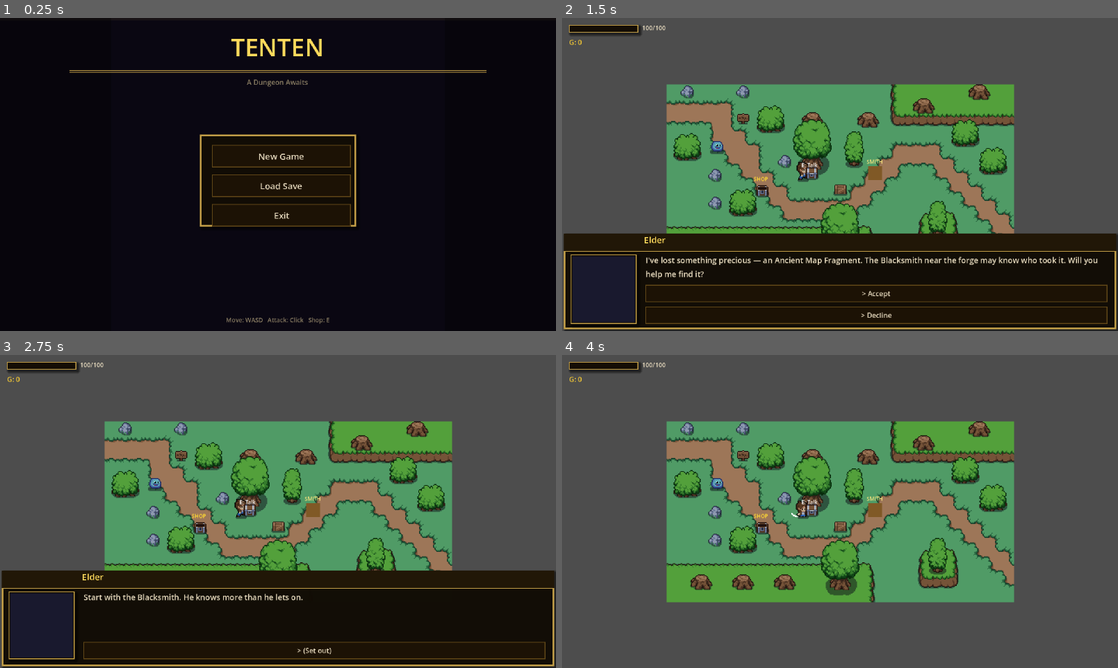
Above: before the commit, frames 1-4 (two rows, left to right).
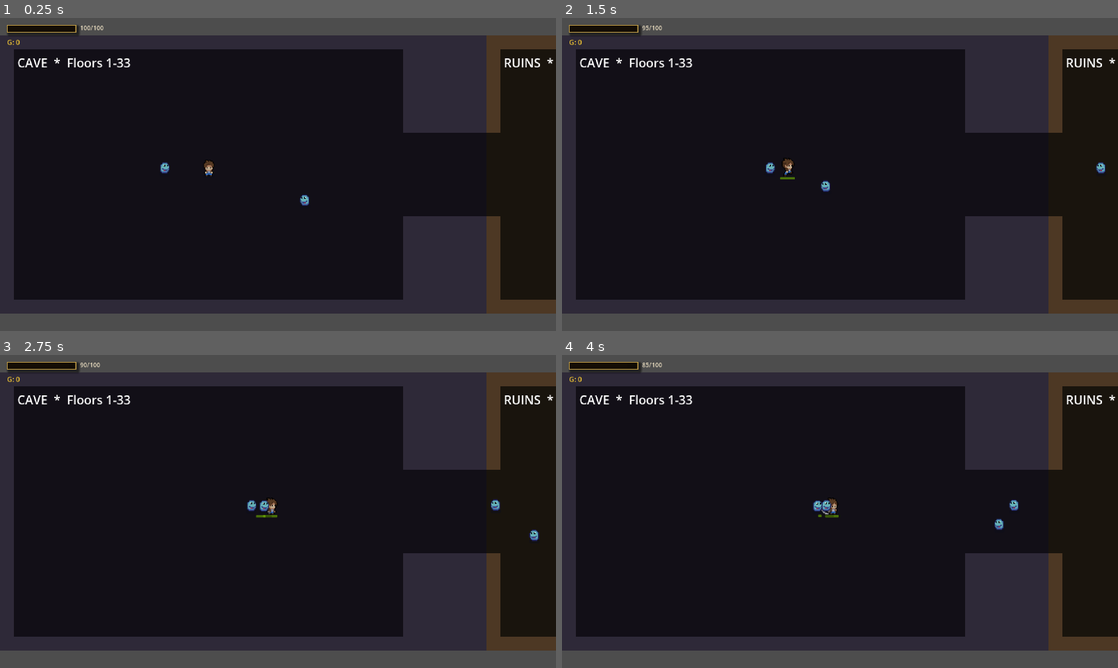
Above: after the commit, the same moments.

Repository: Puget-Sound-Skills-Center/godot-tenten-project
Game: Godot game, scene res://scenes/dungeon_showcase.tscn
Two runs of this game, one before a commit and one after it. Both use one fixed random seed, a clock stepped at 60 frames per second and the inputs below. Before the commit the project starts from res://scenes/home_screen.tscn.
Inputs (mouse positions are in pixels of both pictures, inside the frame that each line leads up to):
- Up to frame 1 (0.25 s): no input
- Up to frame 2 (1.5 s): click (845, 155) at 0.5 s, where only the run before the commit has a clickable "New Game"; tap Enter at 1.25 s; move the mouse to (962, 158) at 1.27 s; hold D (move_right) from 1.28 s (still down); hold E (interact) from 1.28 s (still down); click (962, 158) at 1.42 s
- Up to frame 3 (2.75 s): release D (move_right) at 2 s; release E (interact) at 2 s; click (316, 630) at 2 s, where only the run before the commit has a clickable "> Accept"
- Up to frame 4 (4 s): click (878, 649) at 2.75 s, where only the run before the commit has a clickable "> (Set out)"; drag from (728, 527) to (817, 414) at 3.52 s

The runs differ from the first frame. In frame 1, 34% of the frame differs, in the area x 0-100%, y 0-100%; in frame 2, 78%; in frame 3, 77%; in frame 4, 88%, in the area x 0-100%, y 2-95%.

Commit message:
feat(death): register death_screen autoload

Diff:
--- a/project.godot
+++ b/project.godot
@@ -11,13 +11,14 @@
 [application]
 
 config/name="GodotTentenProject"
-run/main_scene="res://scenes/home_screen.tscn"
+run/main_scene="res://scenes/dungeon_showcase.tscn"
 config/features=PackedStringArray("4.6", "Forward Plus")
 
 [autoload]
 
 global="*uid://neut6i1kx728"
 pause_menu="*res://script/pause_menu.gd"
+death_screen="*res://script/death_screen.gd"
 dialogue_data="*res://script/dialogue_data.gd"
 dialogue_manager="*res://script/dialogue_manager.gd"
 quest_data="*res://script/quest_data.gd"
